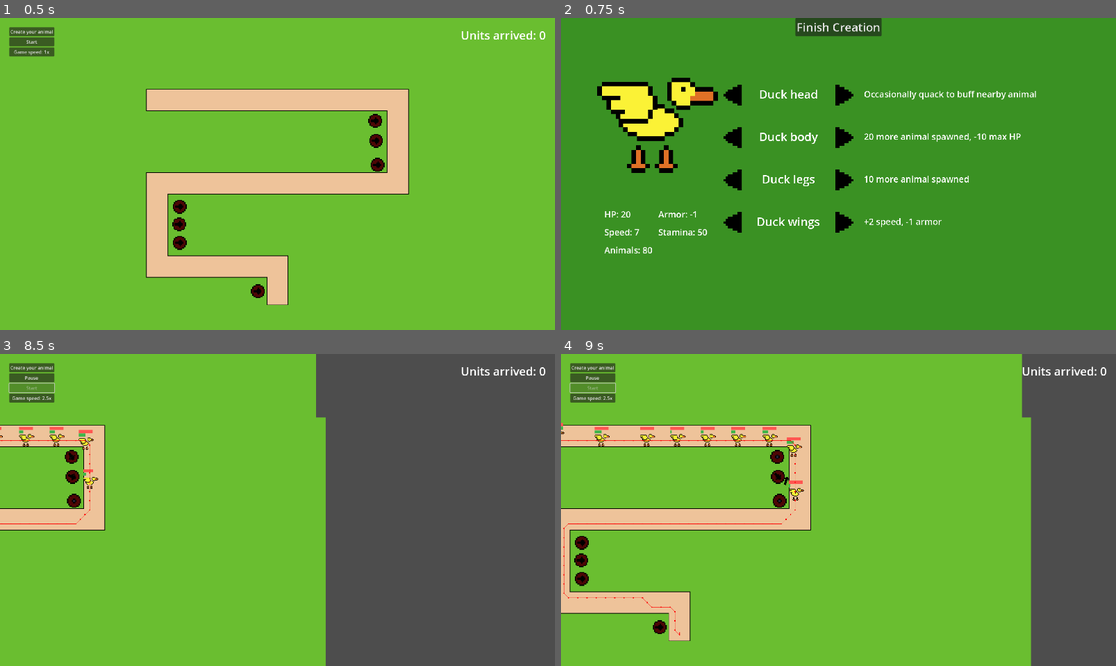
Above: before the commit, frames 1-4 (two rows, left to right).
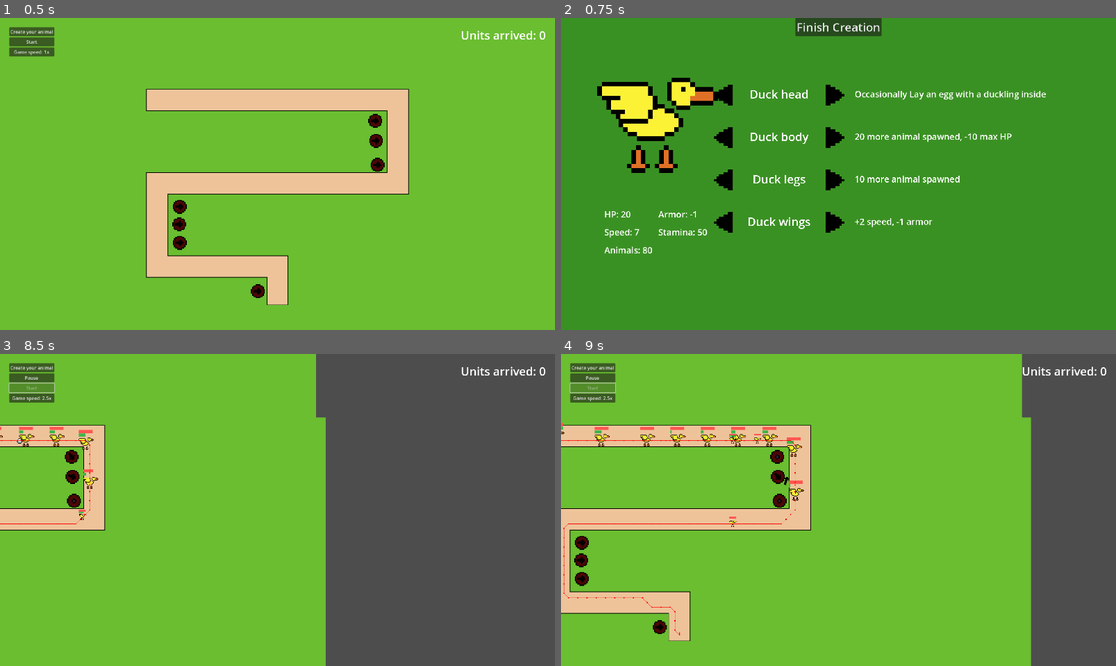
Above: after the commit, the same moments.

Repository: ShroomySquid/GameJamMtl
Game: Godot game, scene res://Scenes/Race.tscn
Two runs of this game, one before a commit and one after it. Both use one fixed random seed, a clock stepped at 60 frames per second and the inputs below. Sound files missing from this copy of the repository are replaced by a short silence.
Inputs (mouse positions are in pixels of both pictures, inside the frame that each line leads up to):
- Up to frame 1 (0.5 s): no input
- Up to frame 2 (0.75 s): click "Create your animal" at 0.5 s
- Up to frame 3 (8.5 s): click "Finish Creation" at 1.25 s; click "Start" at 2 s; click "Game speed: 1x" at 2.75 s; click "Game speed: 1.5x" at 3.5 s; click "Game speed: 2.0x" at 4.25 s; move the mouse to (399, 494) at 5.02 s; hold Right (ui_right) 5.03-5.78 s; tap H (input_h_key) every 0.75 s from 5.1 to 8.1 s; click (399, 494) at 5.17 s; move the mouse to (166, 525) at 5.77 s; hold Down (ui_down) 5.78-6.53 s; click (166, 525) at 5.92 s; move the mouse to (333, 441) at 6.52 s; hold Right (ui_right) 6.53-7.28 s; click (333, 441) at 6.67 s; move the mouse to (249, 572) at 7.27 s; hold Up (ui_up) 7.28-8.03 s; click (249, 572) at 7.42 s; move the mouse to (444, 556) at 8.02 s; hold Left (ui_left) from 8.03 s (still down); click (444, 556) at 8.17 s
- Up to frame 4 (9 s): keep holding Left (ui_left); move the mouse to (672, 463) at 8.77 s; tap H (input_h_key) at 8.85 s; click (672, 463) at 8.92 s

Frame 1 is identical in both runs. In frame 2, 3.5% of the frame differs, in the area x 27-88%, y 21-69%; in frame 3, less than 0.1%; in frame 4, less than 0.1%.

Commit message:
patially functionnal egg hatching mechanic on duck head

Diff:
--- a/Scenes/Animal.gd
+++ b/Scenes/Animal.gd
@@ -2,6 +2,7 @@
 
 @export var end: Node2D
 @onready var nav_agent := $NavigationAgent2D as NavigationAgent2D
+var obj_name := "animal"
 var hp := Global.hp
 var speed := Global.speed
 var stamina := Global.stamina
@@ -19,6 +20,7 @@
 var extra_texture = ["res://PNG/duckextra.png", "res://PNG/horsetail.png", "res://PNG/lizardextra.png", "res://PNG/crabextra.png"]
 @onready var hp_bar = $HPBar
 @onready var stam_bar = $StaminaBar
+signal hatch
 
 func _ready() -> void:
 	set_physics_process(false)
@@ -60,12 +62,13 @@
 			queue_free()
 
 func _on_timer_timeout():
+	if Global.head_index == 0 and randi_range(1, 100) == 1:
+		hatch.emit(global_position)
 	if Global.head_index == 2 and hp < Global.hp:
 		hp_reg_counter += 1
 		if hp_reg_counter >= 5:
 			hp += 1
 			hp_reg_counter = 0
-			#print(self, hp)
 	if (on_recovery):
 		if (Global.head_index == 1):
 			stamina += 2
--- a/Scenes/Animal.tscn
+++ b/Scenes/Animal.tscn
@@ -22,7 +22,6 @@
 
 [node name="Animal" type="CharacterBody2D"]
 collision_layer = 2
-collision_mask = 3
 script = ExtResource("1_4u74o")
 
 [node name="AnimalBody" type="Sprite2D" parent="."]
--- a/Scenes/AnimalsContainer.gd
+++ b/Scenes/AnimalsContainer.gd
@@ -14,9 +14,18 @@
 	new_animal.end = $"../End"
 	add_child(new_animal)
 	spawned += 1
+	new_animal.hatch.connect($"../EggContainer"._new_egg)
 	if (spawned >= Global.to_spawn):
 		$SpawnTimer.stop()
 
 func _on_end_body_entered(body):
 	body.queue_free()
 	pass # Replace with function body.
+
+func _on_hatch(pos):
+	var new_animal = animal_tscn.instantiate()
+	new_animal.end = $"../End"
+	new_animal.scale = Vector2(0.5, 0.5)
+	new_animal.hp = Global.hp / 2
+	add_child(new_animal)
+	new_animal.global_position = pos
--- a/Scenes/ArrowContainer.gd
+++ b/Scenes/ArrowContainer.gd
@@ -17,6 +17,4 @@
 	new_arrow.target = target
 	new_arrow.rotation = 0
 	new_arrow.look_at(target.global_position)
-	#new_arrow.rotation = rot
-	#rot += 45
 	add_child(new_arrow)
--- /dev/null
+++ b/Scenes/Buttontest.gd
@@ -0,0 +1,11 @@
+extends Button
+
+
+# Called when the node enters the scene tree for the first time.
+func _ready():
+	pass # Replace with function body.
+
+
+# Called every frame. 'delta' is the elapsed time since the previous frame.
+func _process(delta):
+	pass
--- a/Scenes/CVCreationScreen.gd
+++ b/Scenes/CVCreationScreen.gd
@@ -4,7 +4,7 @@
 var body_text = ["Duck body", "Horse body", "Lizard body", "Crab body"]
 var legs_text = ["Duck legs", "Horse legs", "Lizard legs", "Crab legs"]
 var extra_text = ["Duck wings", "Horse tail", "Lizard tail", "Crab shell"]
-var head_description = ["Occasionally quack to buff nearby animal", "Double speed of stamina recovery", "Small HP regeneration", "Dogde first attack"]
+var head_description = ["Occasionally Lay an egg with a duckling inside", "Double speed of stamina recovery", "Small HP regeneration", "Dogde first attack"]
 var body_description = ["20 more animal spawned, -10 max HP", "+20 max stamina", "+20 max HP, -10 max stamina", "+1 armor"]
 var legs_description = ["10 more animal spawned", "+1 speed", "+10 HP", "Animal spawn twice as fast"]
 var extra_description = ["+2 speed, -1 armor", "Sprint faster", "At 20% HP or below: sprint doesn't need stamina", "+2 armor, -1 speed"]
--- a/Scenes/Creation.tscn
+++ b/Scenes/Creation.tscn
@@ -69,7 +69,7 @@
 custom_minimum_size = Vector2(500, 0)
 layout_mode = 2
 theme_override_font_sizes/font_size = 30
-text = "Occasionally quack to speed up a nearby animal"
+text = "Occasionally Lay an egg with a duckling inside"
 
 [node name="BodyContainer" type="HBoxContainer" parent="CVCreationScreen/MarginMiddle/BodyPartsContainer" index="1"]
 layout_mode = 2
--- /dev/null
+++ b/Scenes/EggContainer.gd
@@ -0,0 +1,15 @@
+extends Node2D
+
+@onready var egg = preload("res://Scenes/egg.tscn")
+
+func _ready():
+	pass # Replace with function body.
+
+func _process(_delta):
+	pass
+
+func _new_egg(pos):
+	var new_egg = egg.instantiate()
+	new_egg.hatch.connect($"../AnimalsContainer"._on_hatch)
+	add_child(new_egg)
+	new_egg.global_position = pos
--- a/Scenes/Race.tscn
+++ b/Scenes/Race.tscn
@@ -6,6 +6,7 @@
 [ext_resource type="PackedScene" uid="uid://n4x23vuidhhr" path="res://Scenes/Tower.tscn" id="4_nrbt5"]
 [ext_resource type="Script" path="res://Scenes/AnimalsContainer.gd" id="4_x2wqw"]
 [ext_resource type="Script" path="res://Scenes/End.gd" id="4_x207n"]
+[ext_resource type="Script" path="res://Scenes/EggContainer.gd" id="6_kmbnb"]
 [ext_resource type="Script" path="res://Scenes/EndUnitCounter.gd" id="7_r23tn"]
 [ext_resource type="Script" path="res://Scenes/Camera2D.gd" id="8_aeclc"]
 
@@ -511,17 +512,20 @@
 [node name="Tower7" parent="TowerContainer" index="6" instance=ExtResource("4_nrbt5")]
 position = Vector2(-170, 87)
 
-[node name="AnimalsContainer" type="Node2D" parent="." index="3"]
+[node name="EggContainer" type="Node2D" parent="." index="3"]
+script = ExtResource("6_kmbnb")
+
+[node name="AnimalsContainer" type="Node2D" parent="." index="4"]
 position = Vector2(-216.5, -128.5)
 script = ExtResource("4_x2wqw")
 
 [node name="SpawnTimer" type="Timer" parent="AnimalsContainer" index="0"]
 autostart = true
 
-[node name="Camera2D" type="Camera2D" parent="." index="4"]
+[node name="Camera2D" type="Camera2D" parent="." index="5"]
 script = ExtResource("8_aeclc")
 
-[node name="CanvasLayer" type="CanvasLayer" parent="." index="5"]
+[node name="CanvasLayer" type="CanvasLayer" parent="." index="6"]
 
 [node name="MarginContainer" type="MarginContainer" parent="CanvasLayer" index="0"]
 offset_right = 40.0
--- /dev/null
+++ b/Scenes/egg.gd
@@ -0,0 +1,14 @@
+extends StaticBody2D
+
+signal hatch
+
+func _ready():
+	pass
+
+func _process(_delta):
+	pass
+
+func _input(event):
+	if event is InputEventMouseButton and event.pressed and event.button_index == MOUSE_BUTTON_LEFT:
+		hatch.emit(global_position)
+		queue_free()
--- /dev/null
+++ b/Scenes/egg.tscn
@@ -0,0 +1,20 @@
+[gd_scene load_steps=4 format=3 uid="uid://crbguvl1pnyeh"]
+
+[ext_resource type="Texture2D" uid="uid://csxl34rq41jkt" path="res://PNG/egg.png" id="1_f06dw"]
+[ext_resource type="Script" path="res://Scenes/egg.gd" id="1_hql62"]
+
+[sub_resource type="CapsuleShape2D" id="CapsuleShape2D_rlqkt"]
+radius = 5.0
+height = 12.0
+
+[node name="Egg" type="StaticBody2D"]
+collision_layer = 32
+collision_mask = 0
+script = ExtResource("1_hql62")
+
+[node name="ClickCollision" type="CollisionShape2D" parent="."]
+shape = SubResource("CapsuleShape2D_rlqkt")
+
+[node name="EggSprite" type="Sprite2D" parent="."]
+position = Vector2(1, -1)
+texture = ExtResource("1_f06dw")
--- a/project.godot
+++ b/project.godot
@@ -40,6 +40,8 @@
 2d_physics/layer_3="tower"
 2d_physics/layer_4="arrow"
 2d_physics/layer_5="End"
+2d_physics/layer_6="egg"
+2d_physics/layer_7="egg_spawner"
 
 [rendering]
 
Binary file added: PNG/egg.png
Not shown, added: PNG/egg.png.import
Not shown: 1 places in Scenes/Race.tscn that only renumber resources
